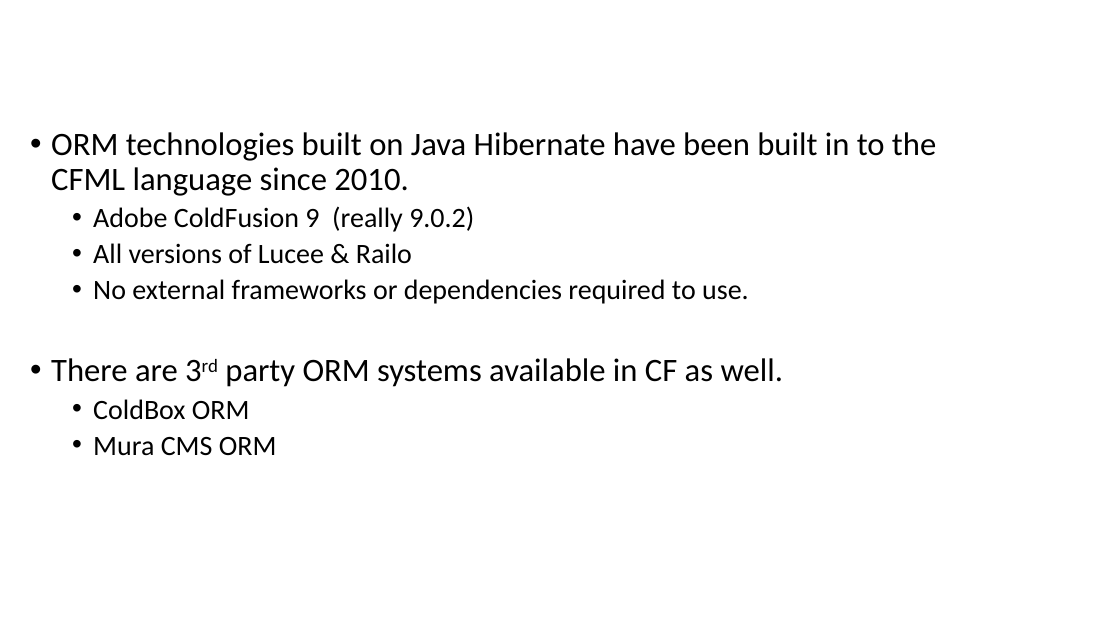
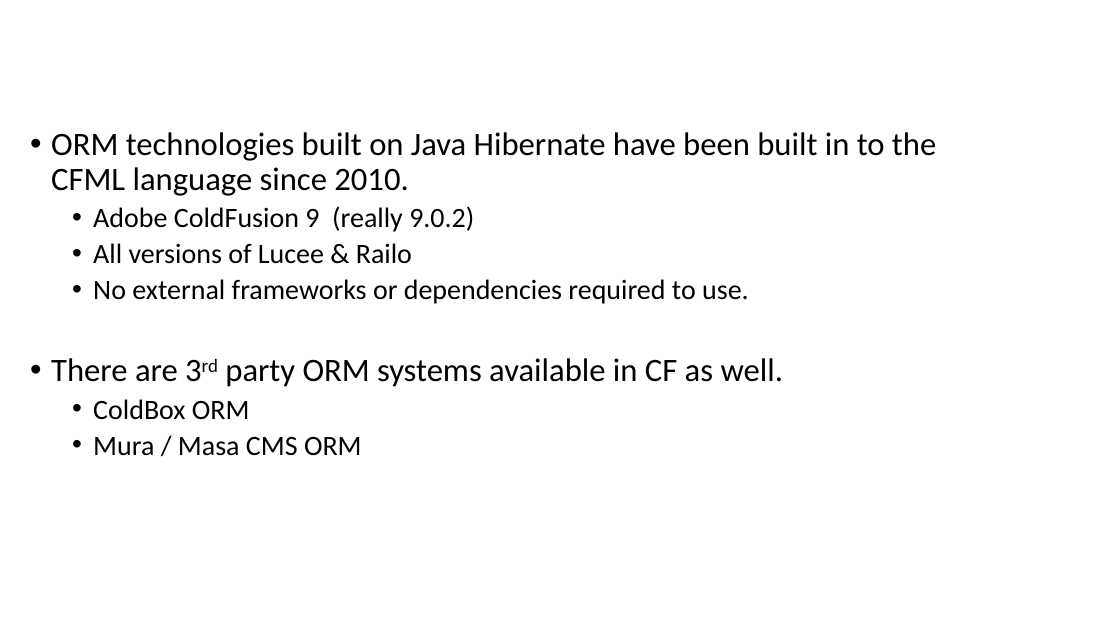
Before and after one commit to quetwo/orm-preso, a slide deck: slide 7 of Using ColdFusion ORM.pptx. Drawn at 1120x630 pixels with LibreOffice and Linux fonts; fonts in the diff are those of the drawing; background and template pictures are left out. Boxes give left, top, right and bottom in pixels: in the first picture for what was removed or moved away, otherwise in the second. Text is boxed around its words. In the diff, an @@ line names an element or a change of style, - is before the commit and + after.

```diff
--- a/Using ColdFusion ORM.pptx
+++ b/Using ColdFusion ORM.pptx
@@ text at (x1=93, y1=437, x2=362, y2=456): text changed @@
-  • Mura CMS ORM
+  • Mura / Masa CMS ORM
```
Also in this commit, not shown: 5 other slides changed, 8 slides added, 1 other file.
